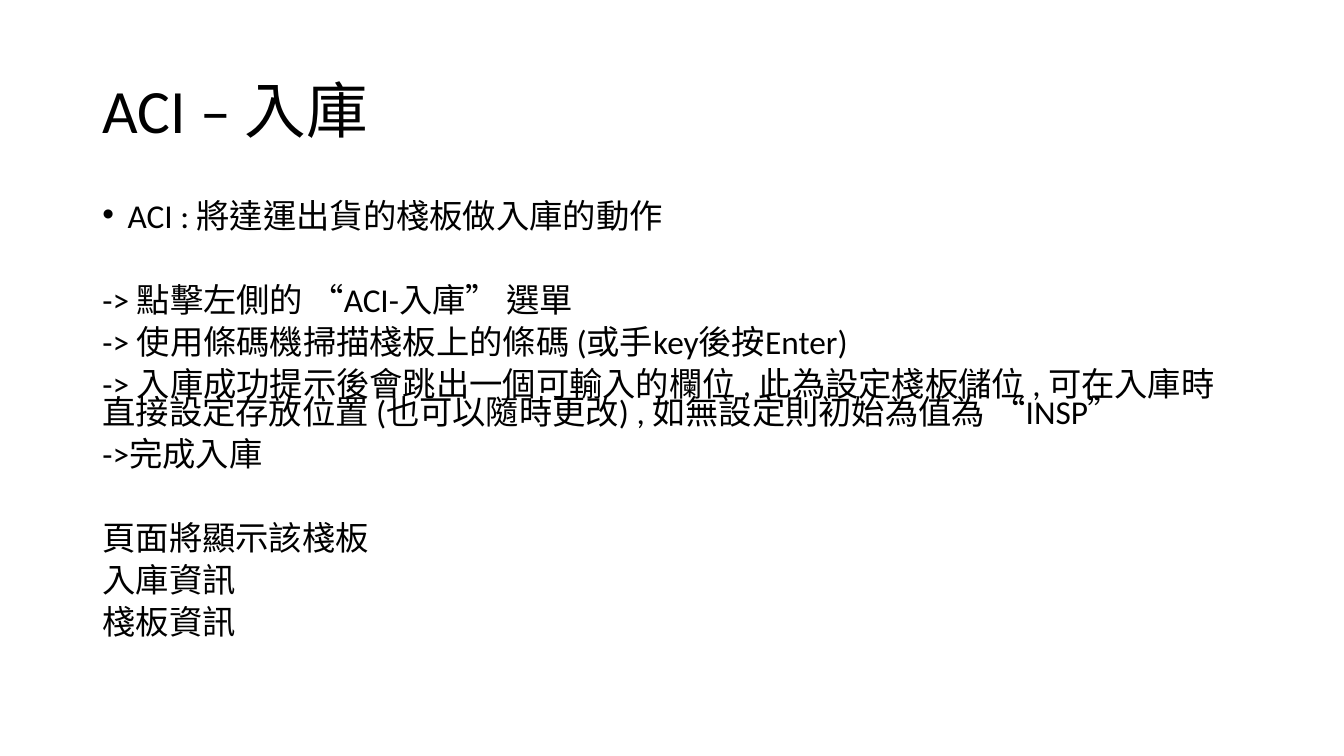
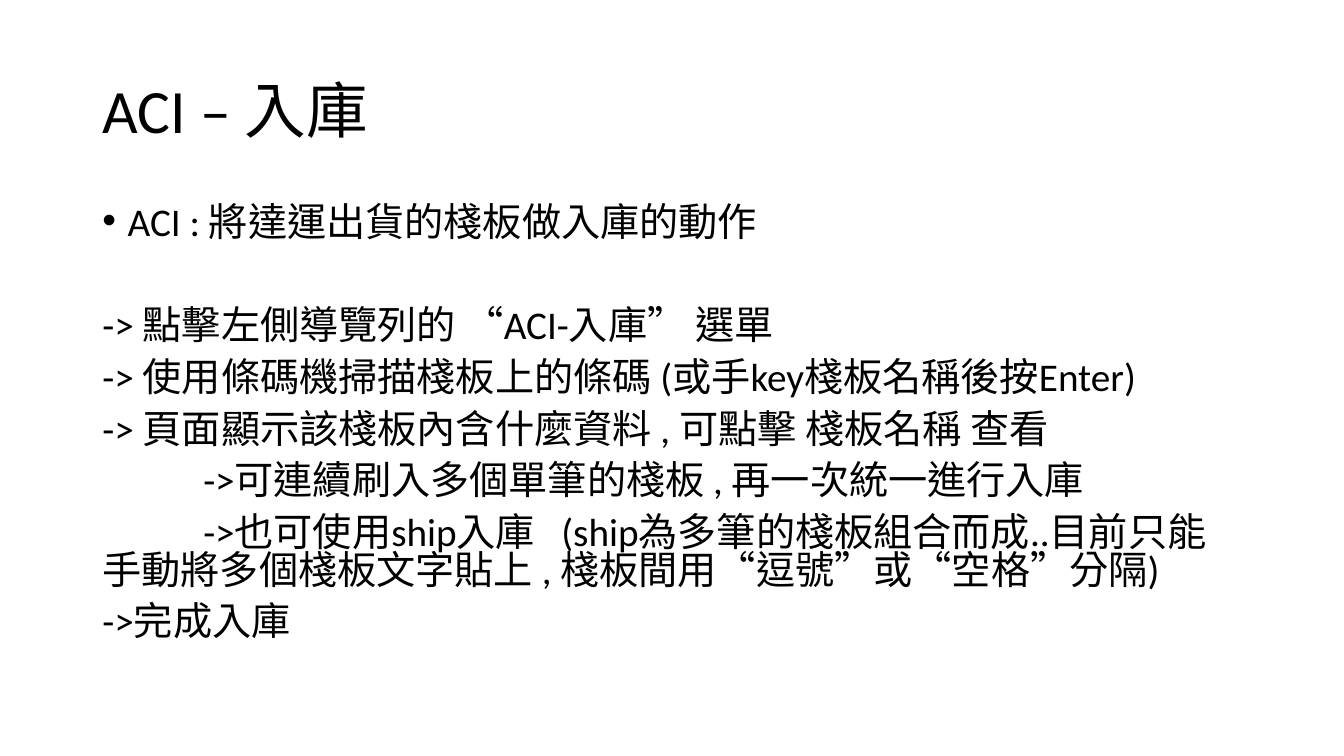
Before and after one commit to CrayHung/twoway-scanner, a slide deck: slide 15 of document/ACI庫存操作.pptx (slide 10 before the commit). Drawn at 1344x756 pixels with LibreOffice and Linux fonts; fonts in the diff are those of the drawing. Boxes give left, top, right and bottom in pixels: in the first picture for what was removed or moved away, otherwise in the second. Text is boxed around its words. In the diff, an @@ line names an element or a change of style, - is before the commit and + after.

```diff
--- a/document/ACI庫存操作.pptx
+++ b/document/ACI庫存操作.pptx
@@ text at bbox=[102, 203, 757, 638]: size 23.8 to 28 pt in "ACI : 將達運出貨的棧板做入庫的動作", "->完成入庫"; line spacing 0.7 to 0.8 @@
@@ text at bbox=[102, 306, 1206, 590]: text changed; size 23.8 to 28 pt @@
--> 點擊左側的 “ACI-入庫” 選單
--> 使用條碼機掃描棧板上的條碼 (或手key後按Enter)
--> 入庫成功提示後會跳出一個可輸入的欄位 , 此為設定棧板儲位 , 可在入庫時直接設定存放位置 (也可以隨時更改) , 如無設定則初始為值為 “INSP”
+-> 點擊左側導覽列的 “ACI-入庫” 選單
+-> 使用條碼機掃描棧板上的條碼 (或手key棧板名稱後按Enter)
+-> 頁面顯示該棧板內含什麼資料 , 可點擊 棧板名稱 查看
+->可連續刷入多個單筆的棧板 , 再一次統一進行入庫
+->也可使用ship入庫 (ship為多筆的棧板組合而成..目前只能 手動將多個棧板文字貼上 , 棧板間用“逗號”或“空格”分隔)
@@ text at bbox=[102, 522, 368, 637]: paragraphs removed @@
-頁面將顯示該棧板
-入庫資訊
-棧板資訊
```
Also in this commit, not shown: 12 other slides changed, 11 slides added, 8 slides removed, 22 other files.
